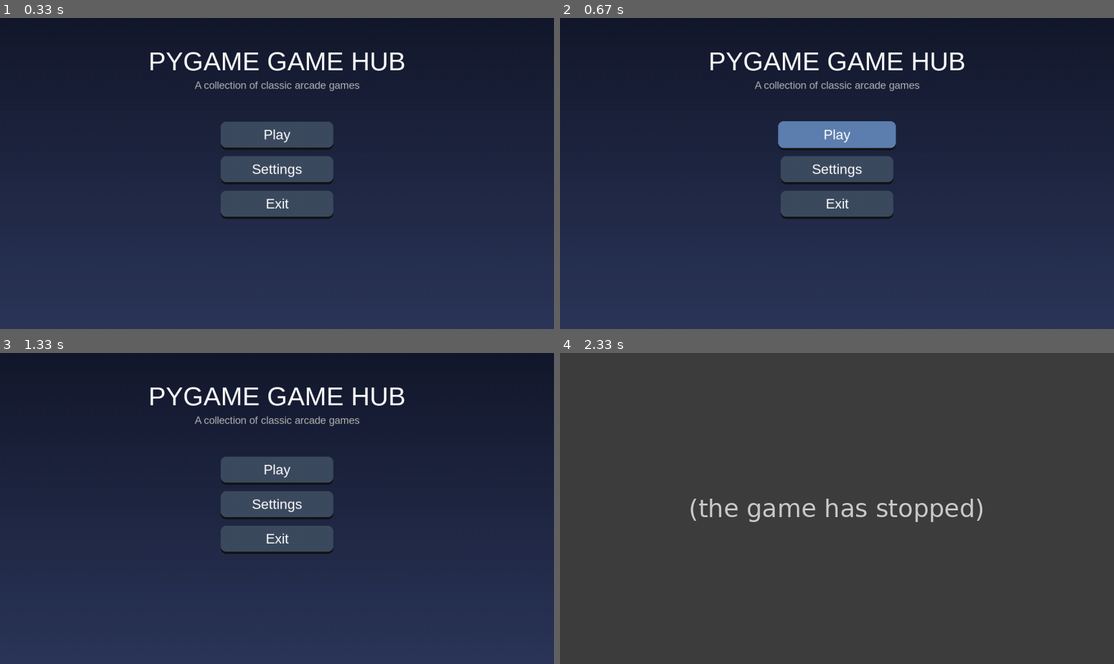
Above: before the commit, frames 1-4 (two rows, left to right).
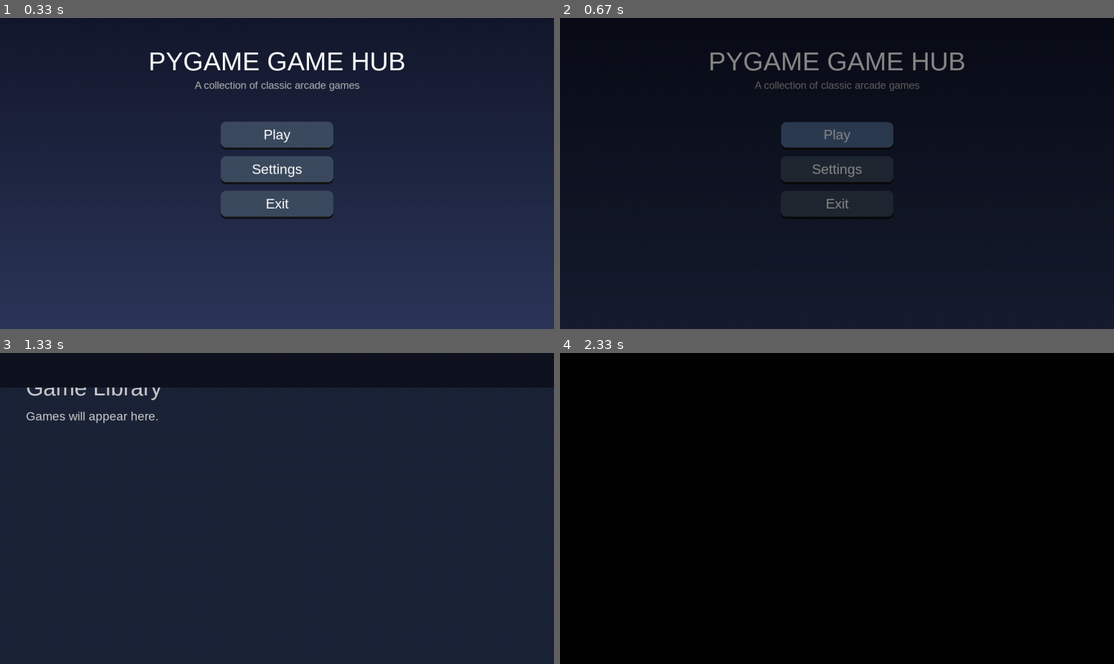
Above: after the commit, the same moments.

Repository: Amir-Erfanian/pygame_training
Game: pygame game, started from MultiGames/main.py
The game is run twice, just before and just after one commit, with the same random seed, the same clock (stepped at 60 frames per second) and the same inputs.
Inputs (mouse positions are in pixels of both pictures, inside the frame that each line leads up to):
- Up to frame 1 (0.33 s): no input
- Up to frame 2 (0.67 s): click "Play" at 0.38 s
- Up to frame 3 (1.33 s): click "PYGAME GAME HUB" at 0.72 s
- Up to frame 4 (2.33 s): press the mouse at (792, 405) at 1.53 s; move the mouse to (842, 489) at 1.63 s; release the mouse at (892, 573) at 1.77 s; tap Esc at 1.83 s

Frame 1 is identical in both runs. In frame 2, 85% of the frame differs, in the area x 0-100%, y 7-100%; in frame 3, 28%; in frame 4, 100%, in the area x 0-100%, y 0-100%.
Before the commit the program exited at 1.83 s; later frames show no game.

Commit message:
Button are now made modular so that we can manipulate them later.

Diff:
--- a/MultiGames/core/scene_manager.py
+++ b/MultiGames/core/scene_manager.py
@@ -1,16 +1,54 @@
+from core.transition import FadeTransition
+
+
 class SceneManager:
 
     def __init__(self):
+
         self.scene = None
 
-    def change_scene(self, scene):
-        self.scene = scene
+        self.next_scene = None
+
+        self.transition = None
+
+    def change_scene(self, new_scene):
+
+        self.next_scene = new_scene
+
+        self.transition = FadeTransition()
 
     def handle_events(self, events):
-        self.scene.handle_events(events)
+
+        if self.transition:
+            return
+
+        if self.scene:
+            self.scene.handle_events(events)
 
     def update(self, dt):
-        self.scene.update(dt)
+
+        if self.transition:
+
+            change = self.transition.update(dt)
+
+            if change:
+
+                self.scene = self.next_scene
+
+            if self.transition.finished:
+
+                self.transition = None
+
+            return
+
+        if self.scene:
+
+            self.scene.update(dt)
 
     def draw(self, screen):
-        self.scene.draw(screen)
+
+        if self.scene:
+            self.scene.draw(screen)
+
+        if self.transition:
+            self.transition.draw(screen)
--- /dev/null
+++ b/MultiGames/core/transition.py
@@ -0,0 +1,50 @@
+import pygame
+
+
+class FadeTransition:
+
+    def __init__(self, duration=0.5):
+        self.duration = duration
+
+        self.timer = 0
+
+        self.phase = "fade_out"
+
+        self.finished = False
+
+        self.alpha = 0
+
+    def update(self, dt):
+
+        self.timer += dt
+
+        progress = min(self.timer / self.duration, 1)
+
+        if self.phase == "fade_out":
+
+            self.alpha = int(progress * 255)
+
+            if progress >= 1:
+                self.phase = "fade_in"
+                self.timer = 0
+
+                return True
+
+        else:
+
+            self.alpha = int((1 - progress) * 255)
+
+            if progress >= 1:
+                self.finished = True
+
+        return False
+
+    def draw(self, screen):
+
+        overlay = pygame.Surface(screen.get_size())
+
+        overlay.fill((0, 0, 0))
+
+        overlay.set_alpha(self.alpha)
+
+        screen.blit(overlay, (0, 0))
--- a/MultiGames/core/button.py
+++ b/MultiGames/core/ui/button.py
@@ -1,7 +1,10 @@
 import pygame
 
+from .widget import Widget
 
-class Button:
+
+class Button(Widget):
+
     def __init__(
         self,
         text,
@@ -15,12 +18,11 @@
         hover_color=(95, 130, 180),
         text_color=(255, 255, 255)
     ):
+
+        super().__init__(x, y, width, height)
+
         self.text = text
-
-        self.rect = pygame.Rect(x, y, width, height)
-
         self.font = font
-
         self.callback = callback
 
         self.bg_color = bg_color
@@ -28,7 +30,9 @@
         self.text_color = text_color
 
         self.hovered = False
+        self.pressed = False
 
+        # Animation
         self.scale = 1.0
         self.target_scale = 1.0
 
@@ -38,18 +42,37 @@
 
     def handle_event(self, event):
 
+        if not self.enabled:
+            return
+
         if event.type == pygame.MOUSEMOTION:
             self.hovered = self.rect.collidepoint(event.pos)
 
         elif event.type == pygame.MOUSEBUTTONDOWN:
 
-            if event.button == 1 and self.hovered:
-                self.callback()
+            if (
+                event.button == 1
+                and self.hovered
+            ):
+                self.pressed = True
+
+        elif event.type == pygame.MOUSEBUTTONUP:
+
+            if event.button == 1:
+
+                if self.hovered and self.pressed:
+                    self.callback()
+
+                self.pressed = False
 
     def update(self, dt):
 
-        if self.hovered:
+        if self.pressed:
+            self.target_scale = 0.97
+
+        elif self.hovered:
             self.target_scale = 1.05
+
         else:
             self.target_scale = 1.0
 
@@ -59,7 +82,11 @@
             self.target_scale - self.scale
         ) * speed * dt
 
-        target = self.hover_color if self.hovered else self.bg_color
+        target = (
+            self.hover_color
+            if self.hovered
+            else self.bg_color
+        )
 
         for i in range(3):
             self.current_color[i] += (
@@ -68,10 +95,19 @@
 
     def draw(self, screen):
 
-        width = int(self.rect.width * self.scale)
-        height = int(self.rect.height * self.scale)
+        if not self.visible:
+            return
 
-        rect = pygame.Rect(0, 0, width, height)
+        width = int(self.width * self.scale)
+        height = int(self.height * self.scale)
+
+        rect = pygame.Rect(
+            0,
+            0,
+            width,
+            height
+        )
+
         rect.center = self.rect.center
 
         shadow = rect.copy()
@@ -86,17 +122,22 @@
 
         pygame.draw.rect(
             screen,
-            self.current_color,
+            tuple(map(int, self.current_color)),
             rect,
             border_radius=12
         )
 
-        text = self.font.render(
+        text_surface = self.font.render(
             self.text,
             True,
             self.text_color
         )
 
-        text_rect = text.get_rect(center=rect.center)
+        text_rect = text_surface.get_rect(
+            center=rect.center
+        )
 
-        screen.blit(text, text_rect)
+        screen.blit(
+            text_surface,
+            text_rect
+        )
--- /dev/null
+++ b/MultiGames/core/ui/label.py
@@ -0,0 +1,23 @@
+import pygame
+
+from .widget import Widget
+
+
+class Label(Widget):
+    def __init__(self, text, x, y, font, color=(255, 255, 255)):
+        surface = font.render(text, True, color)
+
+        super().__init__(x, y, surface.get_width(), surface.get_height())
+
+        self.text = text
+        self.font = font
+        self.color = color
+
+    def draw(self, screen):
+        surface = self.font.render(
+            self.text,
+            True,
+            self.color
+        )
+
+        screen.blit(surface, (self.x, self.y))
--- /dev/null
+++ b/MultiGames/core/ui/layout.py
@@ -0,0 +1,22 @@
+class Layout:
+    def __init__(self):
+        self.widgets = []
+
+    def add(self, widget):
+        self.widgets.append(widget)
+
+    def handle_events(self, events):
+        for event in events:
+            for widget in self.widgets:
+                if widget.enabled:
+                    widget.handle_event(event)
+
+    def update(self, dt):
+        for widget in self.widgets:
+            if widget.visible:
+                widget.update(dt)
+
+    def draw(self, screen):
+        for widget in self.widgets:
+            if widget.visible:
+                widget.draw(screen)
--- /dev/null
+++ b/MultiGames/core/ui/widget.py
@@ -0,0 +1,29 @@
+class Widget:
+    def __init__(self, x, y, width, height):
+        self.x = x
+        self.y = y
+
+        self.width = width
+        self.height = height
+
+        self.visible = True
+        self.enabled = True
+
+    @property
+    def rect(self):
+        import pygame
+        return pygame.Rect(
+            self.x,
+            self.y,
+            self.width,
+            self.height
+        )
+
+    def handle_event(self, event):
+        pass
+
+    def update(self, dt):
+        pass
+
+    def draw(self, screen):
+        pass
--- a/MultiGames/main.py
+++ b/MultiGames/main.py
@@ -12,10 +12,7 @@
 
 manager = SceneManager()
 
-manager.change_scene(
-    MainMenu(manager)
-)
-
+manager.scene = MainMenu(manager)
 
 while engine.running:
 
--- /dev/null
+++ b/MultiGames/menus/library.py
@@ -0,0 +1,61 @@
+import pygame
+
+import settings
+
+from core.scene import Scene
+
+
+class Library(Scene):
+
+    def __init__(self, manager):
+        super().__init__(manager)
+
+        self.title_font = pygame.font.SysFont(
+            settings.FONT_NAME,
+            52
+        )
+
+        self.small_font = pygame.font.SysFont(
+            settings.FONT_NAME,
+            28
+        )
+
+    def handle_events(self, events):
+
+        for event in events:
+
+            if event.type == pygame.KEYDOWN:
+
+                if event.key == pygame.K_ESCAPE:
+                    from menus.main_menu import MainMenu
+                    self.manager.change_scene(
+                        MainMenu(self.manager)
+                    )
+
+    def update(self, dt):
+        pass
+
+    def draw(self, screen):
+
+        screen.fill((35, 45, 70))
+
+        title = self.title_font.render(
+            "Game Library",
+            True,
+            settings.WHITE
+        )
+
+        screen.blit(title, (60, 50))
+
+        text = self.small_font.render(
+            "Games will appear here.",
+            True,
+            settings.WHITE
+        )
+
+        screen.blit(text, (60, 130))
+
+        pygame.draw.rect(
+        screen,
+        (20, 25, 40),
+        (0, 0, settings.WIDTH, 80))
--- a/MultiGames/menus/main_menu.py
+++ b/MultiGames/menus/main_menu.py
@@ -3,7 +3,8 @@
 import settings
 
 from core.scene import Scene
-from core.button import Button
+from core.ui.button import Button
+from core.ui.layout import Layout
 
 
 class MainMenu(Scene):
@@ -26,7 +27,7 @@
             32
         )
 
-        self.buttons = []
+        self.layout = Layout()
 
         button_width = 260
         button_height = 60
@@ -45,20 +46,24 @@
             x = settings.WIDTH // 2 - button_width // 2
             y = start_y + i * spacing
 
-            self.buttons.append(
-                Button(
-                    text,
-                    x,
-                    y,
-                    button_width,
-                    button_height,
-                    self.button_font,
-                    callback
-                )
+            button = Button(
+                text,
+                x,
+                y,
+                button_width,
+                button_height,
+                self.button_font,
+                callback
             )
 
+            self.layout.add(button)
+
     def play(self):
-        print("Play clicked")
+        from menus.library import Library
+
+        self.manager.change_scene(
+            Library(self.manager)
+        )
 
     def settings(self):
         print("Settings clicked")
@@ -71,18 +76,17 @@
 
         for event in events:
 
-            if event.type == pygame.KEYDOWN:
+            if (
+                event.type == pygame.KEYDOWN
+                and event.key == pygame.K_ESCAPE
+            ):
+                self.exit_game()
 
-                if event.key == pygame.K_ESCAPE:
-                    self.exit_game()
-
-            for button in self.buttons:
-                button.handle_event(event)
+        self.layout.handle_events(events)
 
     def update(self, dt):
 
-        for button in self.buttons:
-            button.update(dt)
+        self.layout.update(dt)
 
     def draw_gradient(self, screen):
 
@@ -134,5 +138,4 @@
 
         screen.blit(subtitle, subtitle_rect)
 
-        for button in self.buttons:
-            button.draw(screen)
+        self.layout.draw(screen)
Empty file added: MultiGames/core/ui/__init__.py
Empty file added: MultiGames/core/ui/panel.py
